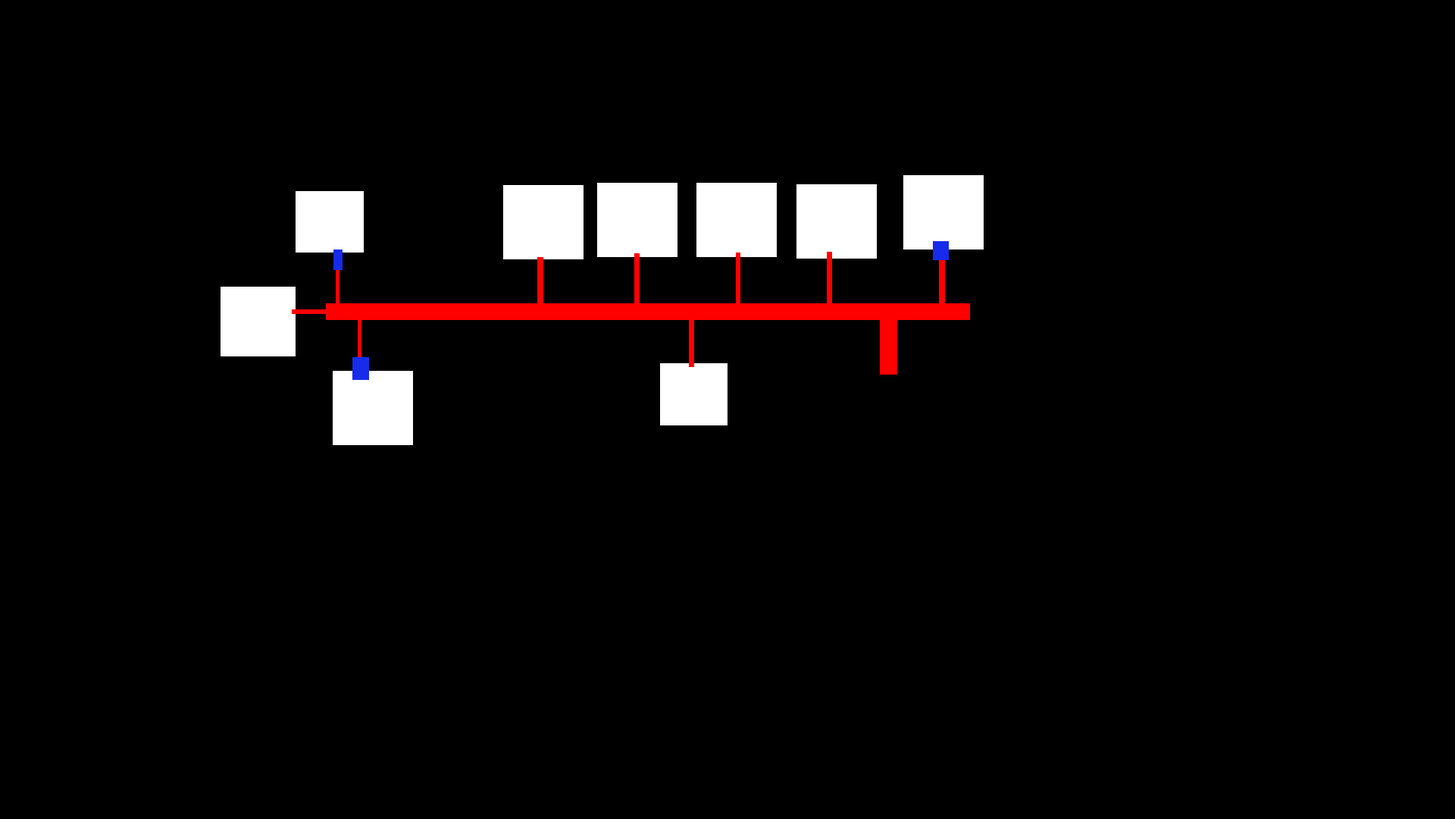
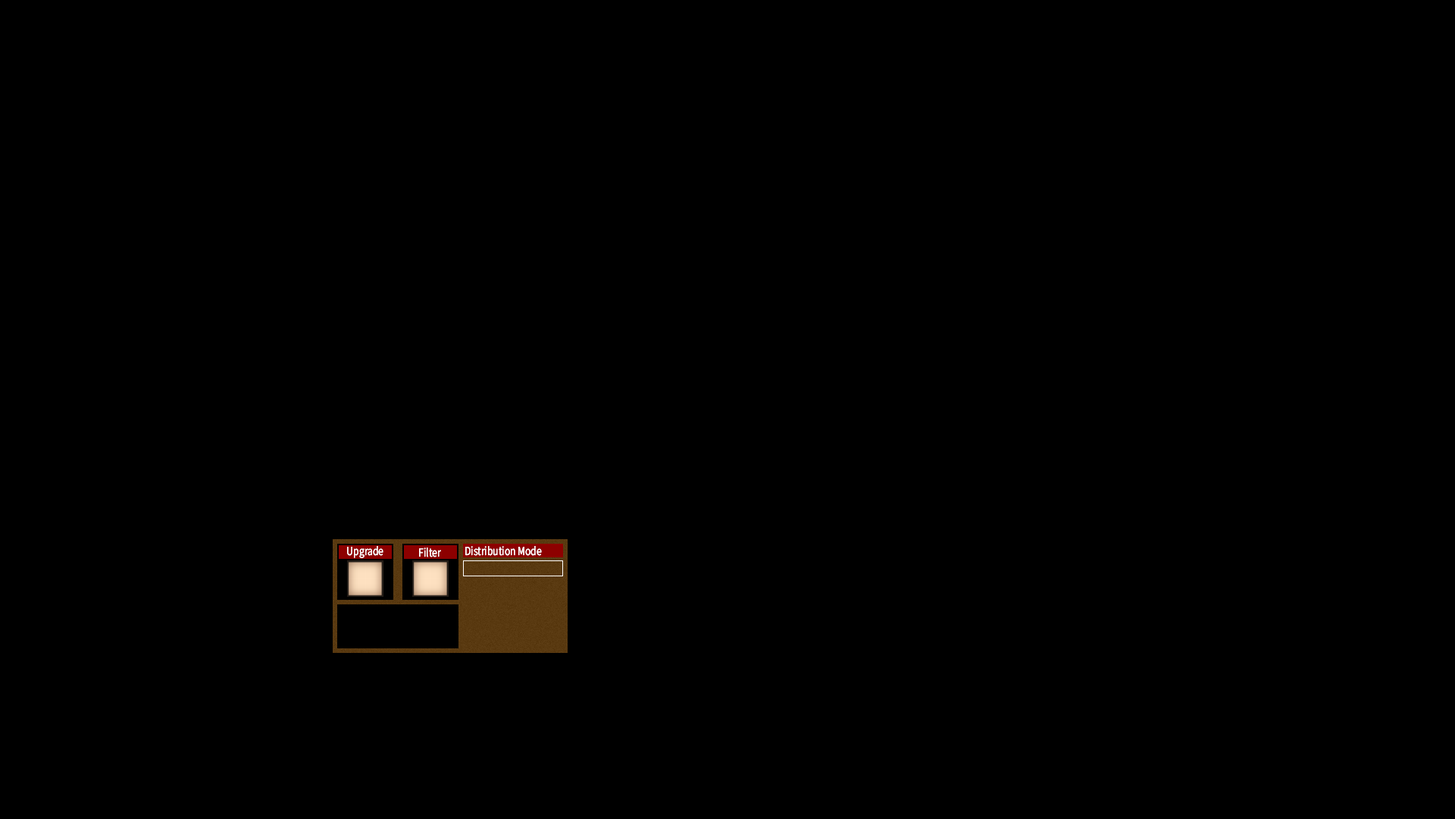
Layer changes from the first 1455 x 819 image to the second:
hid group "Sketchpad" (1 layers) over [left=220, top=175, right=984, bottom=445]
added group "PipeGUI" with 21 layers above "CrusherGUI" over [left=332, top=538, right=568, bottom=653]
added layer "Dropdown" (2nd of 3, in "PipeGUI") in group "PipeGUI" over [left=463, top=560, right=564, bottom=577]
added layer "ItemSlot copy 6" (2nd of 5, in "PipeGUI") in group "PipeGUI" over [left=412, top=560, right=449, bottom=597]
added layer "Distribution Mode" in group "PipeGUI" over [left=465, top=545, right=542, bottom=556]
added layer "Filter" in group "PipeGUI" over [left=419, top=547, right=442, bottom=558]
added layer "Upgrade" in group "PipeGUI" over [left=347, top=545, right=384, bottom=558]
added layer "Layer 21 copy 2" in group "PipeGUI" over [left=463, top=543, right=564, bottom=558]
added layer "Layer 21 copy" in group "PipeGUI" over [left=404, top=544, right=458, bottom=559]
added layer "Layer 21" in group "PipeGUI" over [left=338, top=544, right=392, bottom=559]
added layer "ItemSlot copy 5" (2nd of 5, in "PipeGUI") in group "PipeGUI" over [left=347, top=560, right=384, bottom=597]
added layer "MoldSlotInset copy 2" in group "PipeGUI" over [left=404, top=544, right=458, bottom=597]
added layer "MoldSlotInset copy" (2nd of 5, in "PipeGUI") in group "PipeGUI" over [left=338, top=544, right=392, bottom=597]
added layer "Background copy" (2nd of 5, in "PipeGUI") in group "PipeGUI" over [left=332, top=538, right=568, bottom=653]
